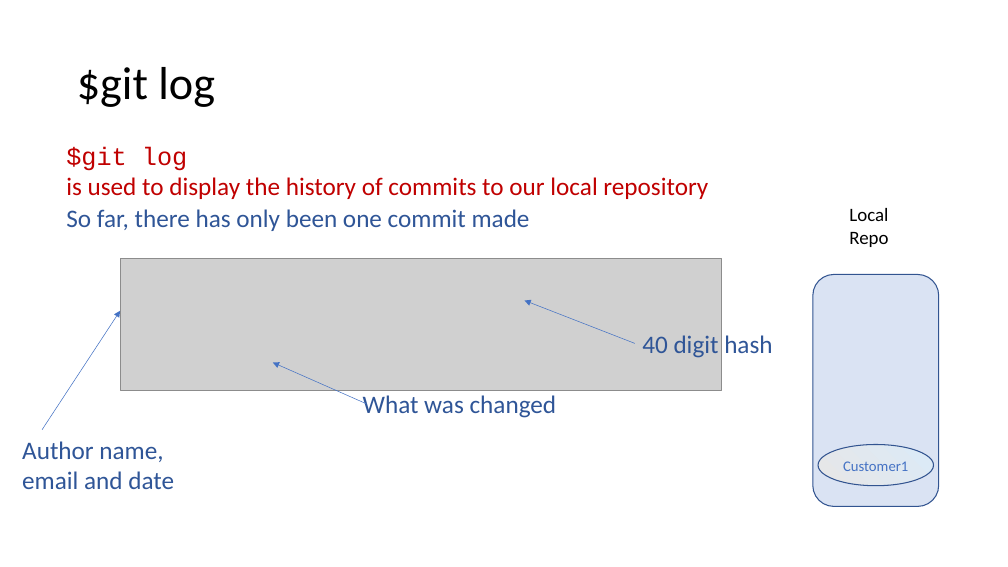
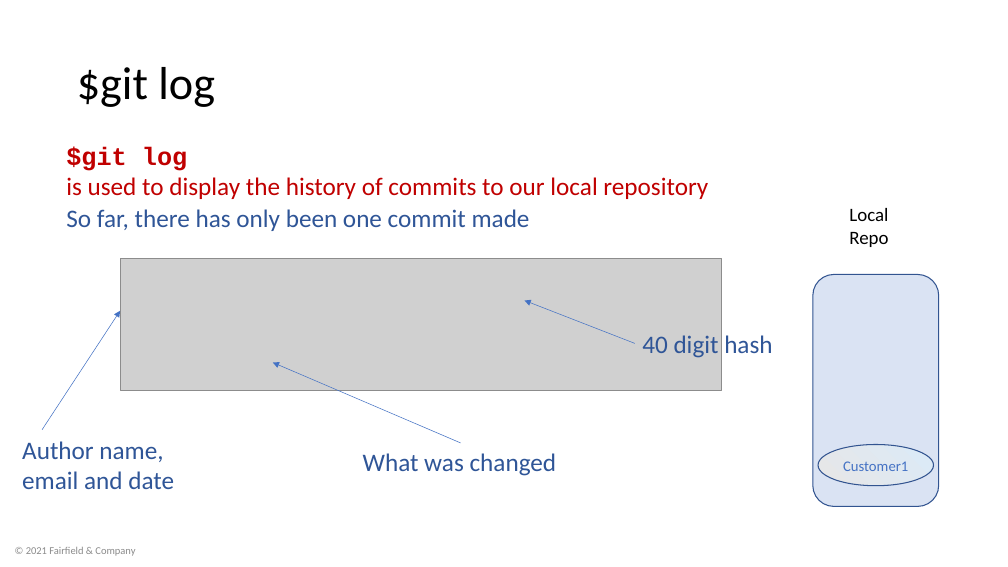
Before and after one commit to BackpackTrainer/gitProject, a slide deck: slide 23 of Git.pptx. Drawn at 1008x567 pixels with LibreOffice and Linux fonts; fonts in the diff are those of the drawing; grey boxes stand for pictures; background and template pictures are left out. Boxes give left, top, right and bottom in pixels: in the first picture for what was removed or moved away, otherwise in the second. Text is boxed around its words. In the diff, an @@ line names an element or a change of style, - is before the commit and + after.

```diff
--- a/Git.pptx
+++ b/Git.pptx
@@ text at box(66, 146, 187, 171): bold on in "$git log" @@
@@ arrow moved from (367, 404) - (273, 363) to (461, 443) - (273, 363) @@
@@ text "What was changed": place and size @@
-text "What was changed" at box(363, 395, 557, 418)
+text "What was changed" at box(363, 453, 557, 476)
@@ text added at box(26, 547, 135, 556), 10 pt, text #8C8C8C @@
+© 2021 Fairfield & Company
```
Also in this commit, not shown: 43 other slides changed.
